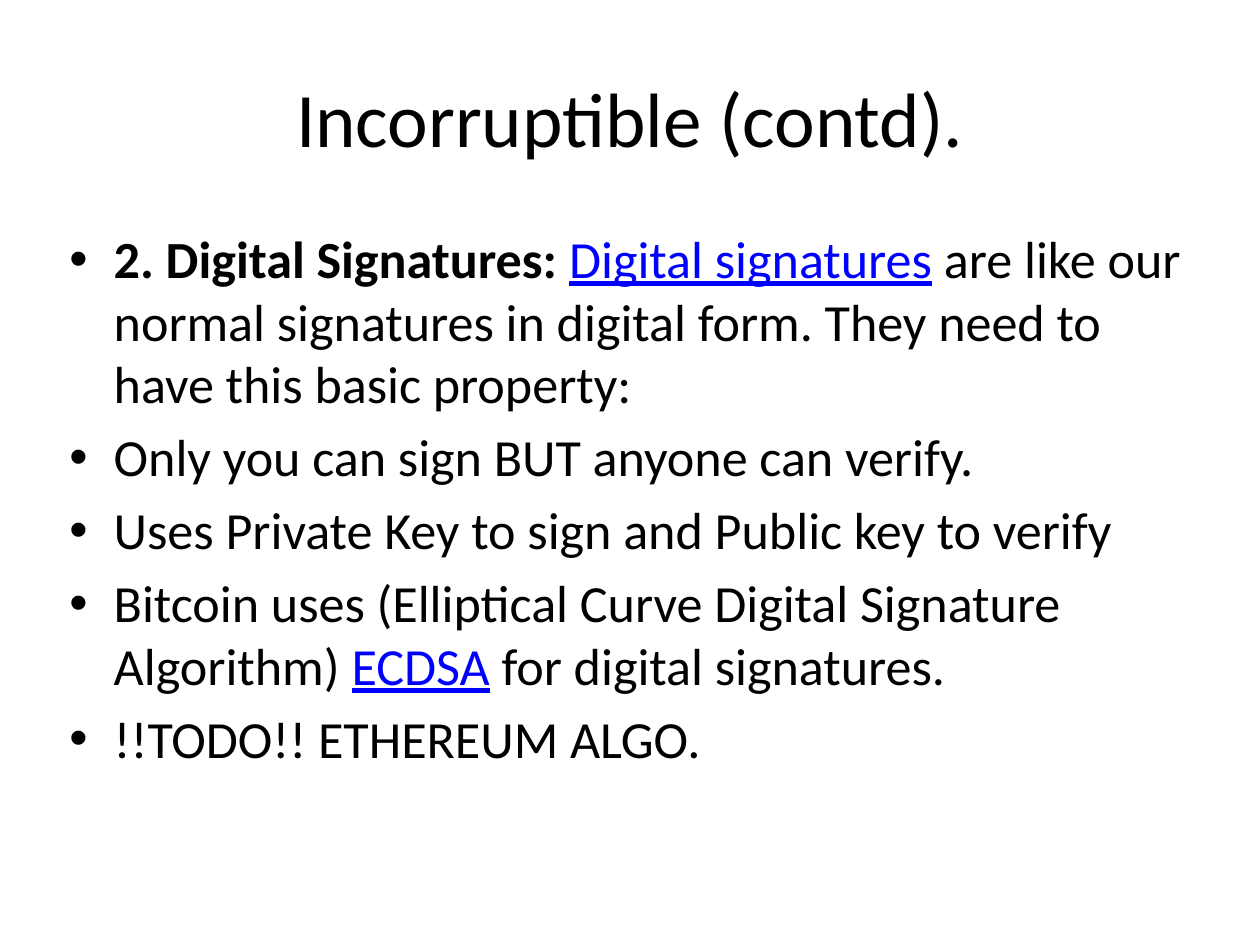
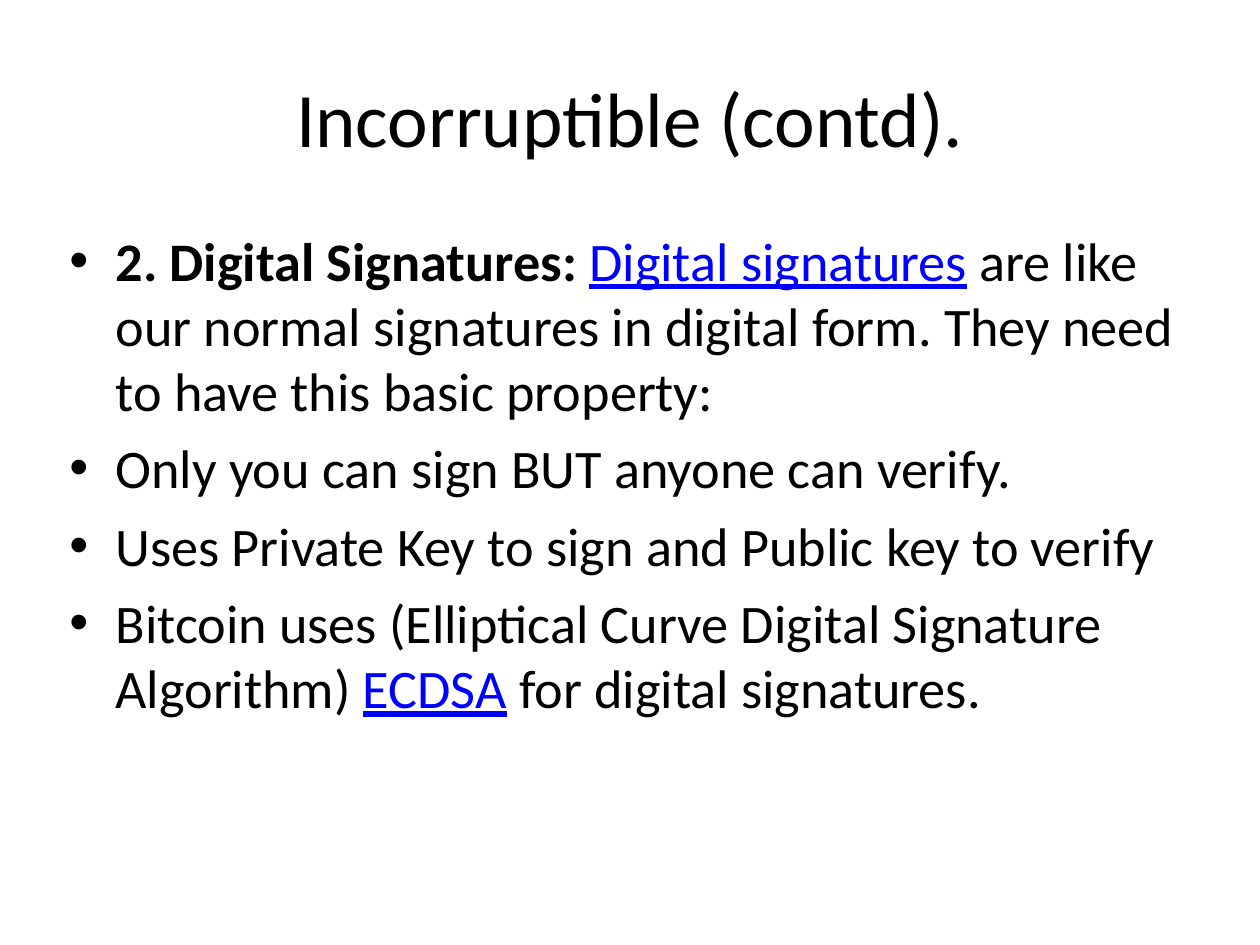
Before and after one commit to pkankipati/myblockchain, a slide deck: slide 7 of docs/Build a private blockchain.pptx (slide 6 before the commit). Drawn at 1260x945 pixels with LibreOffice and Linux fonts; fonts in the diff are those of the drawing. Boxes give left, top, right and bottom in pixels: in the first picture for what was removed or moved away, otherwise in the second. Text is boxed around its words. In the diff, an @@ line names an element or a change of style, - is before the commit and + after.

```diff
--- a/docs/Build a private blockchain.pptx
+++ b/docs/Build a private blockchain.pptx
@@ text "2. Digital Signatures: Digital signatures ..." at box(116, 243, 1173, 718): size 29.8 to 31 pt; indent changed; more space between paragraphs @@
@@ text at box(114, 722, 701, 759): paragraph removed @@
-• !!TODO!! ETHEREUM ALGO.
```
Also in this commit, not shown: 5 other slides changed, 2 slides added, 3 other files.
